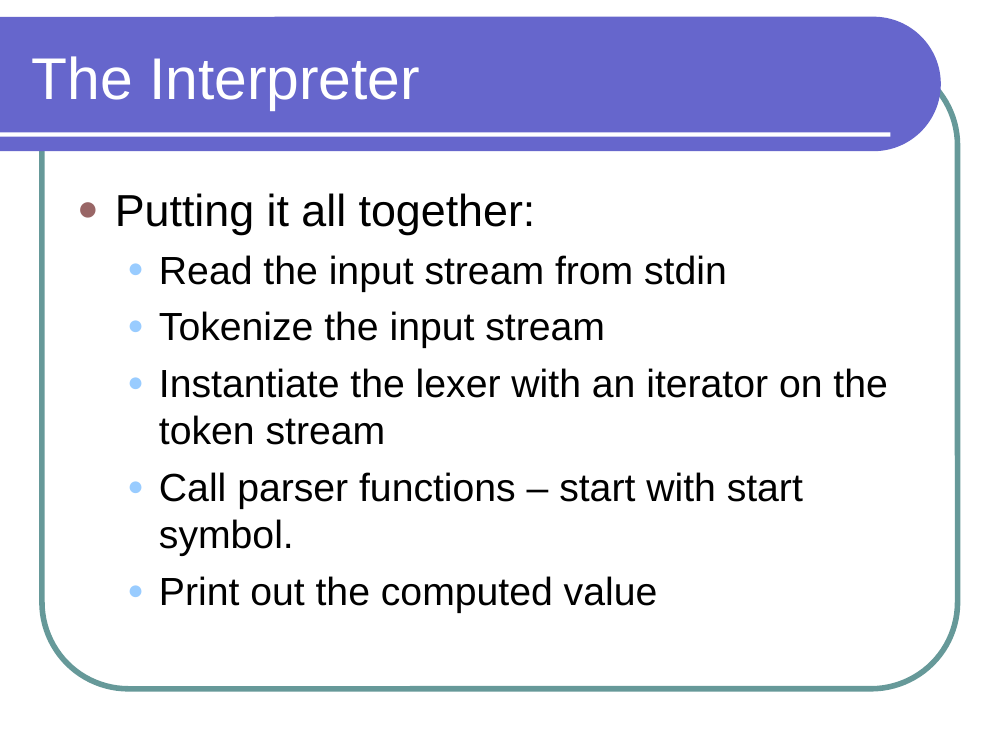
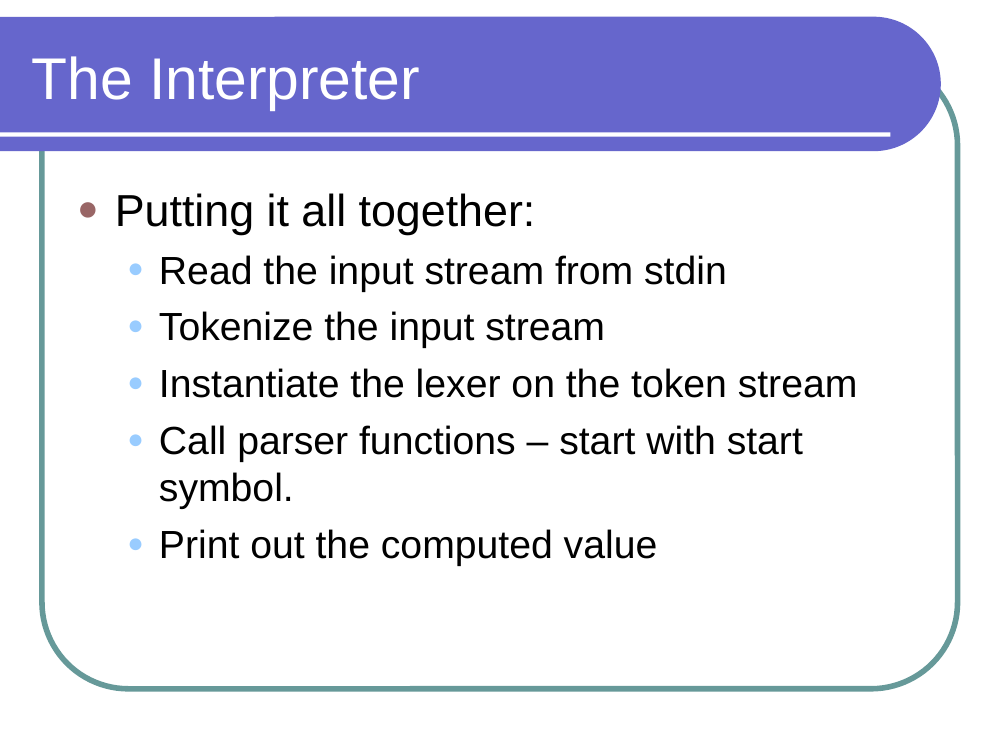
Before and after one commit to lutzhamel/CSC301, a slide deck: slide 19 of notes/csc301-ln012.ppt (slide 23 before the commit). Drawn at 1008x756 pixels with LibreOffice and Linux fonts; fonts in the diff are those of the drawing. Boxes give left, top, right and bottom in pixels: in the first picture for what was removed or moved away, otherwise in the second. Text is boxed around its words. In the diff, an @@ line names an element or a change of style, - is before the commit and + after.

```diff
--- a/notes/csc301-ln012.ppt
+++ b/notes/csc301-ln012.ppt
@@ text at box(159, 368, 858, 398): text changed @@
-  ● Instantiate the lexer with an iterator on the token stream
+  ● Instantiate the lexer on the token stream
```
Also in this commit, not shown: 11 other slides changed, 4 slides removed, 4 other files.
